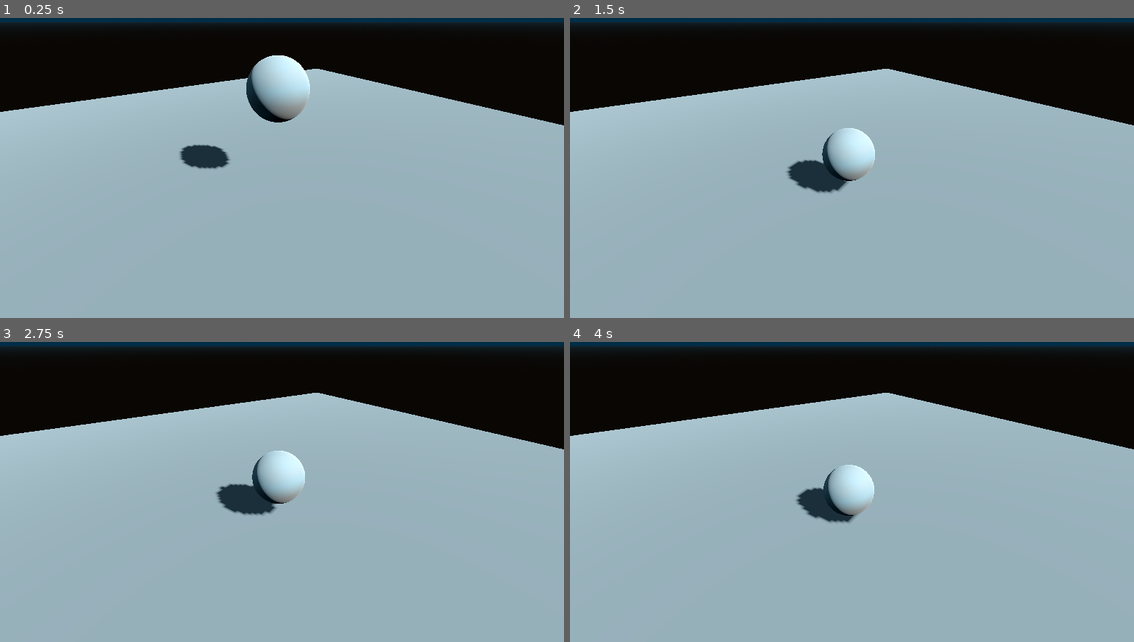
Above: before the commit, frames 1-4 (two rows, left to right).
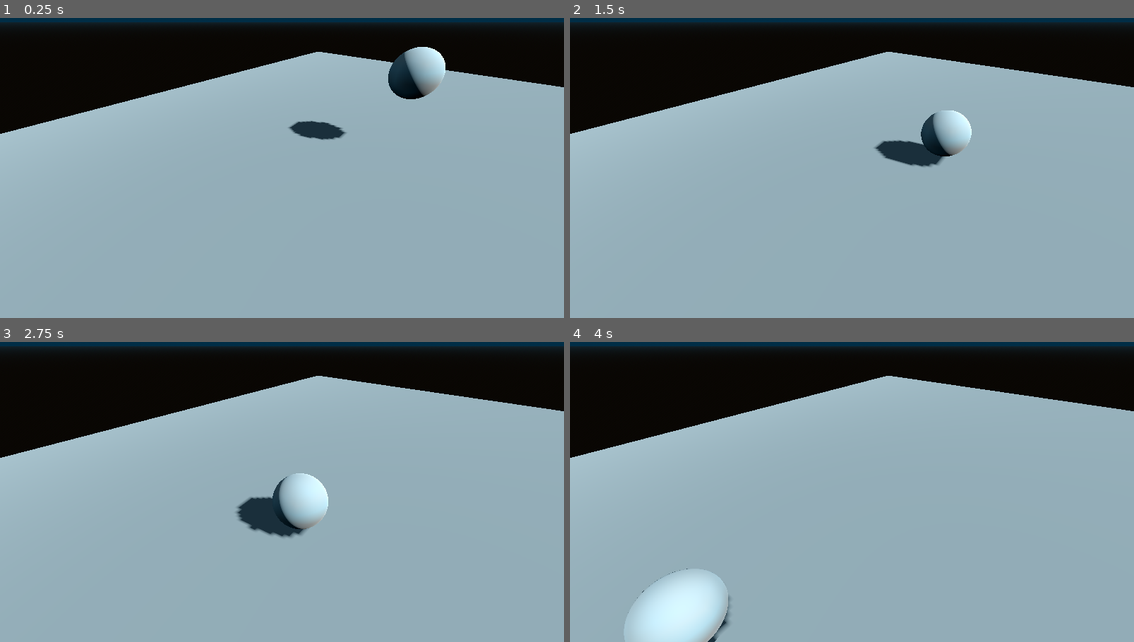
Above: after the commit, the same moments.

Repository: Runchimchar/shove-online
Game: Godot game, scene res://scenes/main.tscn
The game is run twice, just before and just after one commit, with the same random seed, the same clock (stepped at 60 frames per second) and the same inputs.
Inputs:
- Up to frame 1 (0.25 s): no input
- Up to frame 2 (1.5 s): no input
- Up to frame 3 (2.75 s): no input
- Up to frame 4 (4 s): no input

The runs differ from the first frame. In frame 1, 8.7% of the frame differs, in the area x 0-100%, y 9-51%; in frame 2, 9.2%; in frame 3, 8.8%; in frame 4, 11%, in the area x 0-100%, y 11-100%.

Commit message:
Create GH Pages automation

Diff:
--- a/source/scenes/main.tscn
+++ b/source/scenes/main.tscn
@@ -1,6 +1,7 @@
-[gd_scene load_steps=11 format=3 uid="uid://dyermsf8le20f"]
+[gd_scene load_steps=12 format=3 uid="uid://dyermsf8le20f"]
 
 [sub_resource type="PhysicsMaterial" id="PhysicsMaterial_sgp6g"]
+friction = 0.8
 bounce = 0.8
 
 [sub_resource type="SphereShape3D" id="SphereShape3D_sgp6g"]
@@ -9,6 +10,9 @@
 
 [sub_resource type="SphereMesh" id="SphereMesh_o5qli"]
 material = SubResource("StandardMaterial3D_o5qli")
+
+[sub_resource type="PhysicsMaterial" id="PhysicsMaterial_o5qli"]
+friction = 0.78
 
 [sub_resource type="WorldBoundaryShape3D" id="WorldBoundaryShape3D_o5qli"]
 
@@ -40,7 +44,7 @@
 [node name="Node3D" type="Node3D"]
 
 [node name="Ball" type="RigidBody3D" parent="."]
-transform = Transform3D(1, 0, 0, 0, 1, 0, 0, 0, 1, 0, 2.3612914, 0)
+transform = Transform3D(1, 0, 0, 0, 1, 0, 0, 0, 1, 0.54536796, 2.3612914, -3.0371435)
 physics_material_override = SubResource("PhysicsMaterial_sgp6g")
 
 [node name="CollisionShape3D" type="CollisionShape3D" parent="Ball"]
@@ -51,6 +55,8 @@
 mesh = SubResource("SphereMesh_o5qli")
 
 [node name="Table" type="StaticBody3D" parent="."]
+transform = Transform3D(1, 0, 0, 0, 0.9930828, -0.11741607, 0, 0.11741607, 0.9930828, 0, 0, 0)
+physics_material_override = SubResource("PhysicsMaterial_o5qli")
 
 [node name="CollisionShape3D" type="CollisionShape3D" parent="Table"]
 shape = SubResource("WorldBoundaryShape3D_o5qli")
Not shown, added: source/export_presets.cfg
Not shown, added: .github/workflows/deploy.yml
Not shown, changed: .gitignore
